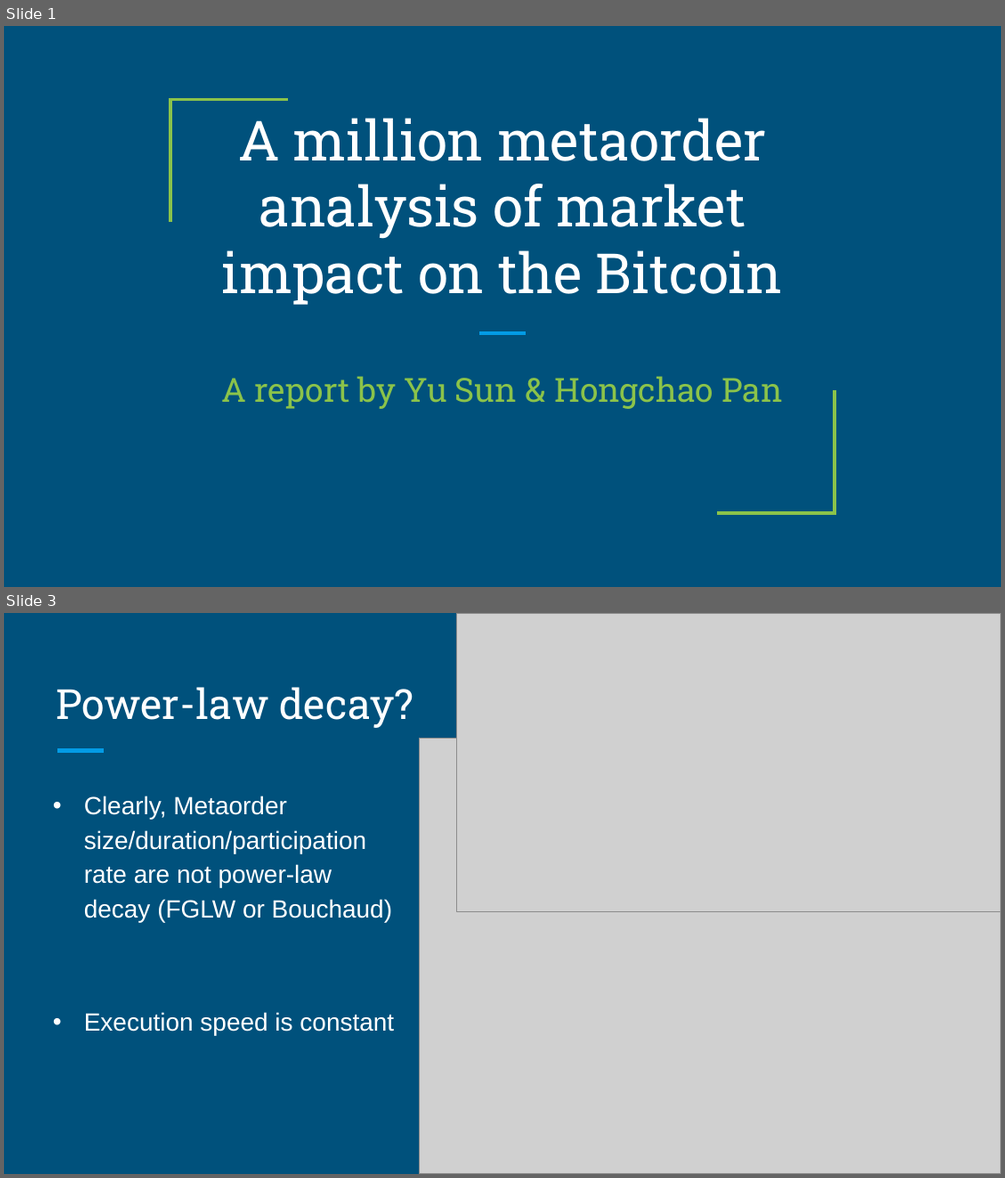
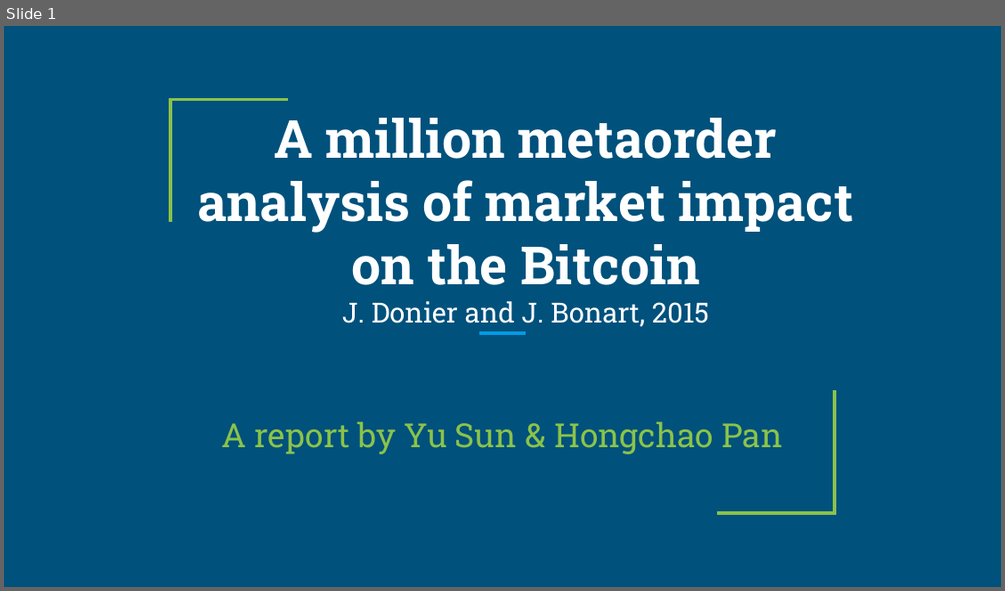
Before and after one commit to noisyoscillator/MTH9879_Market_Microstructure, a slide deck: HW/Presentation/MTH9879-Presentation #4.pptx. Shown one above the other, each under a label of ours: slides 1 and 3 before the commit, slide 1 after it; the slides between them are not shown. The pictures are 1005x1178 and 1005x591 pixels, drawn with LibreOffice and Linux fonts; fonts in the diff are those of the drawing; grey boxes stand for pictures. Boxes give left, top, right and bottom in pixels: in the first picture for what was removed or moved away, otherwise in the second. Text is boxed around its words. In the diff, an @@ line names an element or a change of style, - is before the commit and + after.

```diff
--- a/HW/Presentation/MTH9879-Presentation #4.pptx
+++ b/HW/Presentation/MTH9879-Presentation #4.pptx
@@ slide 3 removed at box(4, 613, 1001, 1174), background #00517C @@
@@ picture removed at box(456, 613, 1001, 912) @@
@@ title removed at box(57, 687, 414, 728) @@
-Power-law decay?
@@ picture removed at box(419, 738, 1001, 1173) @@
@@ line removed from (57, 751) to (104, 751) @@
@@ text removed at box(84, 795, 394, 1035) @@
-• Clearly, Metaorder size/duration/participation rate are not power-law decay (FGLW or Bouchaud)
-• Execution speed is constant
@@ slide 1 changed as well @@
@@ title at box(197, 118, 853, 327): text changed; size 40 to 38 pt; bold on @@
-A million metaorder analysis of market impact on the Bitcoin
+A million metaorder analysis of market impact on the Bitcoin
+J. Donier and J. Bonart, 2015
@@ subtitle "A report by Yu Sun ...": place and size @@
-subtitle "A report by Yu Sun ..." at box(222, 376, 783, 409)
+subtitle "A report by Yu Sun ..." at box(222, 421, 783, 454)
```
Also in this commit, not shown: 5 other slides changed, 3 other files.
